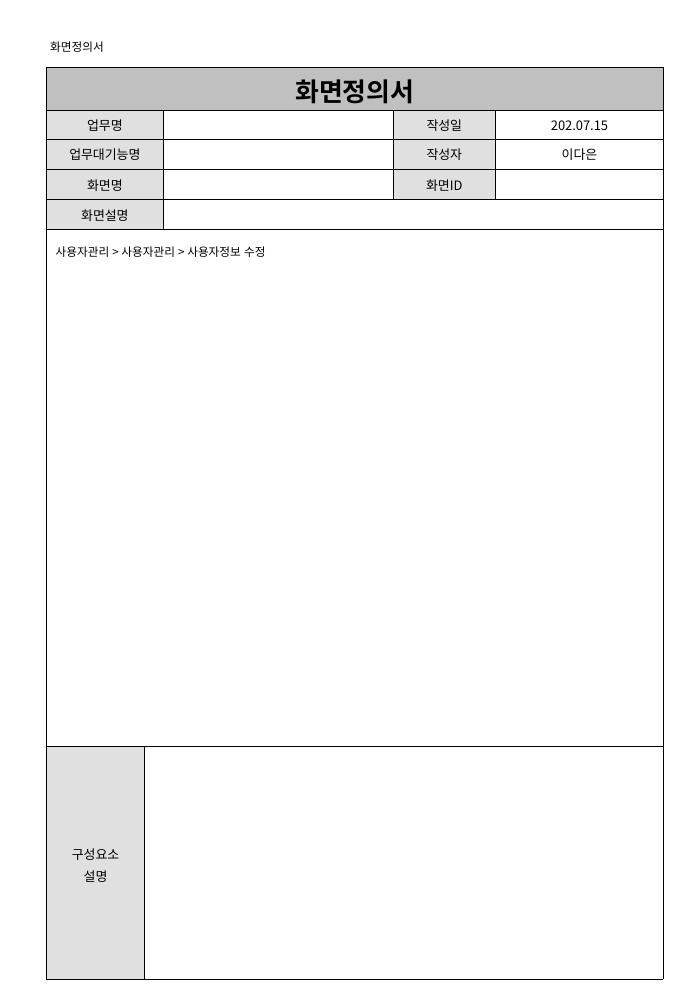
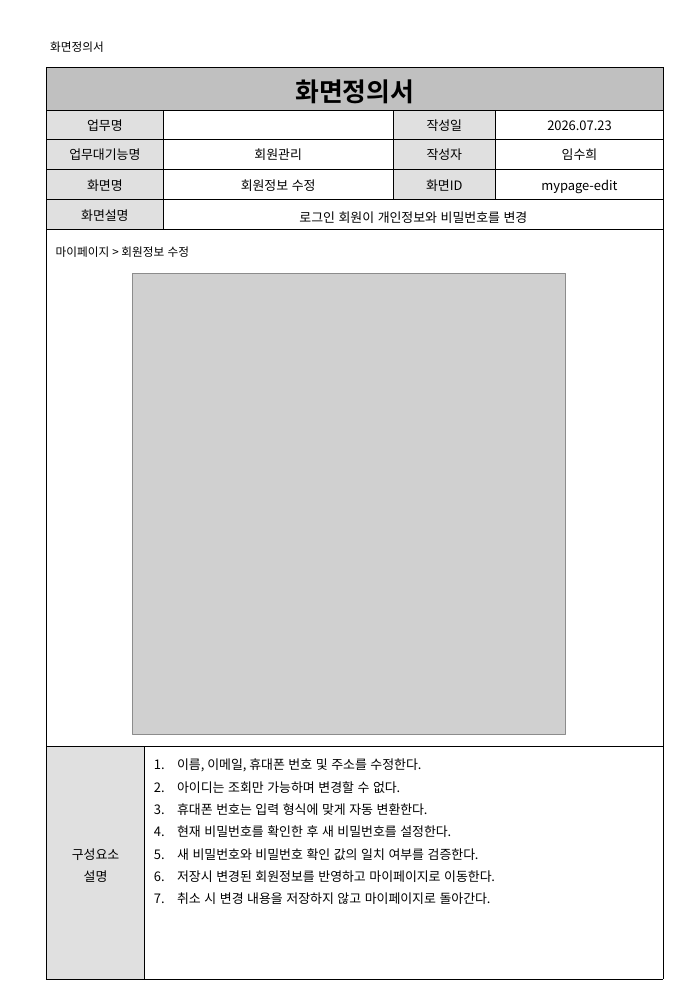
Before and after one commit to shintra0070-commits/PROJECT, a slide deck: slide 10 of 민원 업무 자동화 플랫폼/PROJECT/산출물/03_화면정의서.ppt (slide 23 before the commit). Drawn at 698x1008 pixels with LibreOffice and Linux fonts; fonts in the diff are those of the drawing; grey boxes stand for pictures. Boxes give left, top, right and bottom in pixels: in the first picture for what was removed or moved away, otherwise in the second. Text is boxed around its words. In the diff, an @@ line names an element or a change of style, - is before the commit and + after.

Commit message:
민원 업무 자동화 플랫폼

```diff
--- a/민원 업무 자동화 플랫폼/PROJECT/산출물/03_화면정의서.ppt
+++ b/민원 업무 자동화 플랫폼/PROJECT/산출물/03_화면정의서.ppt
@@ table at bbox=[47, 67, 664, 979] @@
-row 2, column 5: 202.07.15
+row 2, column 5: 2026.07.23
-row 3, column 3: 
+row 3, column 3: 회원관리
-row 3, column 5: 이다은
+row 3, column 5: 임수희
-row 4, column 3: 
+row 4, column 3: 회원정보 수정
-row 4, column 5: 
+row 4, column 5: mypage-edit
-row 5, column 3: 
+row 5, column 3: 로그인 회원이 개인정보와 비밀번호를 변경
-row 7, column 2: 
+row 7, column 2: 이름, 이메일, 휴대폰 번호 및 주소를 수정한다. / 아이디는 조회만 가능하며 변경할 수 없다. / 휴대폰 번호는 입력 형식에 맞게 자동 변환한다. / 현재 비밀번호를 확인한 후 새 비밀번호를 설정한다. / 새 비밀번호와 비밀번호 확인 값의 일치 여부를 검증한다. / 저장시 변경된 회원정보를 반영하고 마이페이지로 이동한다. / 취소 시 변경 내용을 저장하지 않고 마이페이지로 돌아간다.
@@ text at bbox=[56, 246, 189, 257]: text changed @@
-사용자관리 > 사용자관리 > 사용자정보 수정
+마이페이지 > 회원정보 수정
@@ picture added at bbox=[133, 274, 566, 735] @@
```
Also in this commit, not shown: 17 other slides changed, 2 slides added, 7 slides removed.
